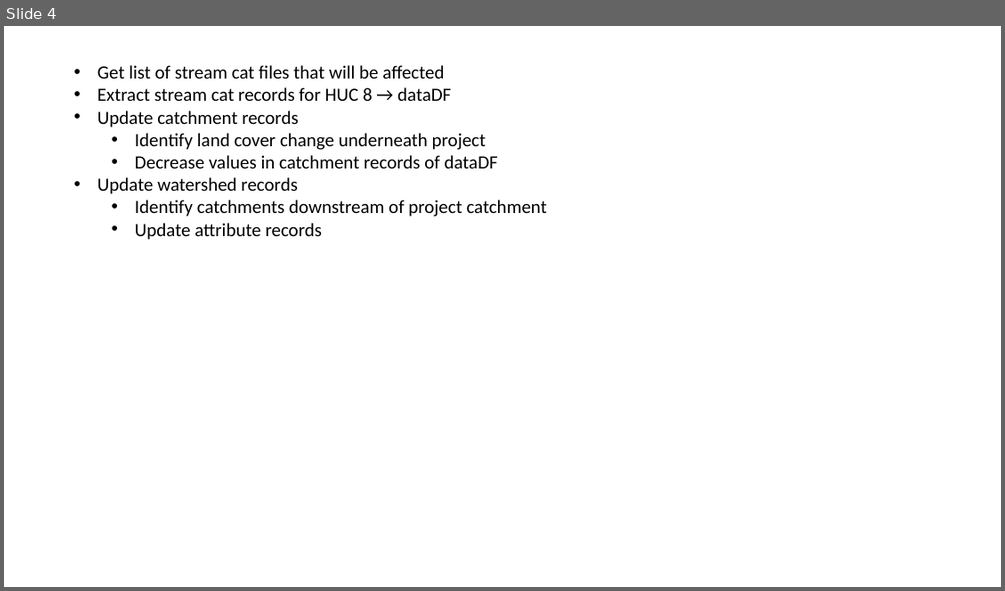
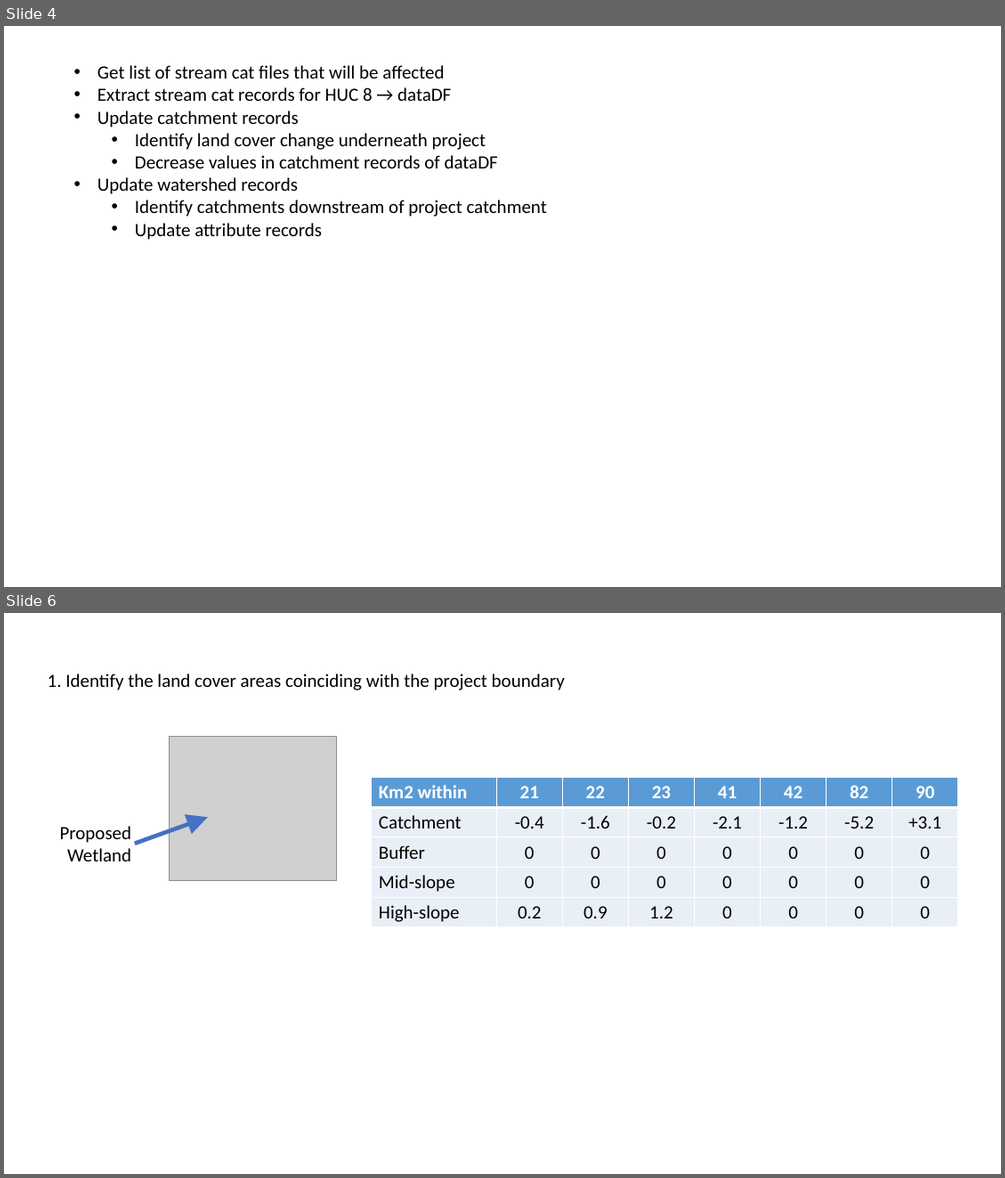
Before and after one commit to Duke-NSOE/GeoWET, a slide deck: Docs/ToolDesign.pptx. Shown one above the other, each under a label of ours: slide 4 before the commit, slides 4 and 6 after it; the slides between them are not shown. The pictures are 1005x591 and 1005x1178 pixels, drawn with LibreOffice and Linux fonts; fonts in the diff are those of the drawing; grey boxes stand for pictures. Boxes give left, top, right and bottom in pixels: in the first picture for what was removed or moved away, otherwise in the second. Text is boxed around its words. In the diff, an @@ line names an element or a change of style, - is before the commit and + after.

```diff
--- a/Docs/ToolDesign.pptx
+++ b/Docs/ToolDesign.pptx
@@ slide 6 added at [4, 613, 1001, 1174], background #FFFFFF @@
@@ text added at [48, 674, 565, 690], 18 pt, text #000000 @@
+1. Identify the land cover areas coinciding with the project boundary
@@ picture added at [170, 736, 337, 881] @@
@@ table added at [372, 778, 956, 927], 5 rows, 8 columns @@
+Km2 within | 21 | 22 | 23 | 41 | 42 | 82 | 90
+Catchment | -0.4 | -1.6 | -0.2 | -2.1 | -1.2 | -5.2 | +3.1
+Buffer | 0 | 0 | 0 | 0 | 0 | 0 | 0
+Mid-slope | 0 | 0 | 0 | 0 | 0 | 0 | 0
+High-slope | 0.2 | 0.9 | 1.2 | 0 | 0 | 0 | 0
@@ text added at [60, 826, 132, 861], 18 pt, text #000000 @@
+Proposed
+Wetland
@@ arrow added from (135, 844) to (208, 817), #4472C4 4 pt @@
```
Also in this commit, not shown: 2 other slides added, 4 other files.
